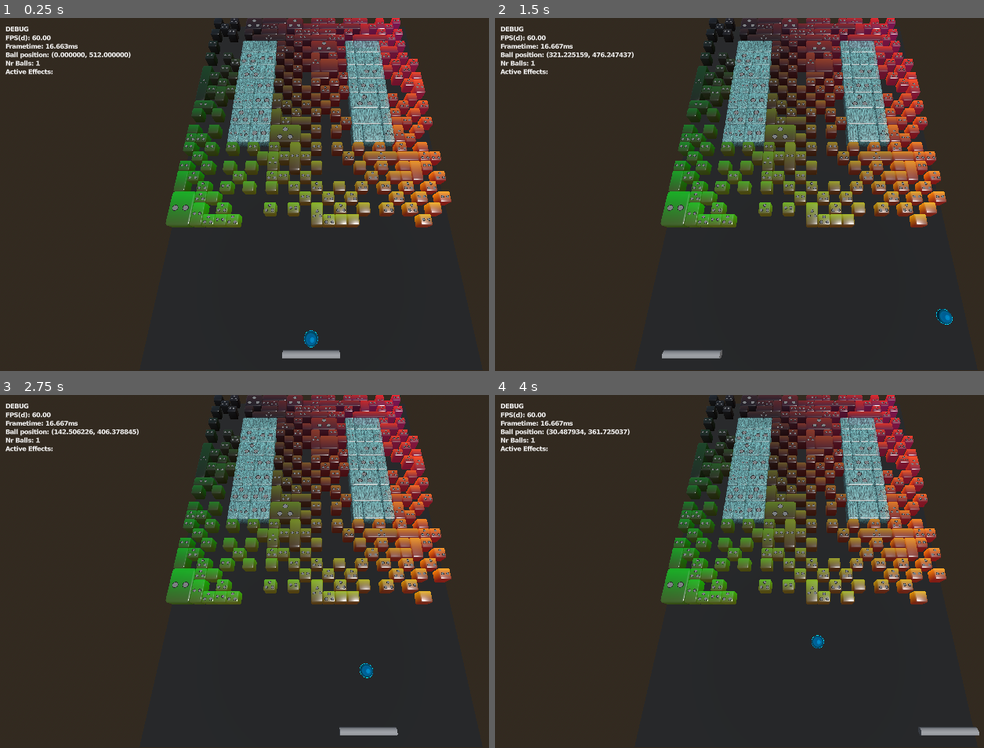
Above: before the commit, frames 1-4 (two rows, left to right).
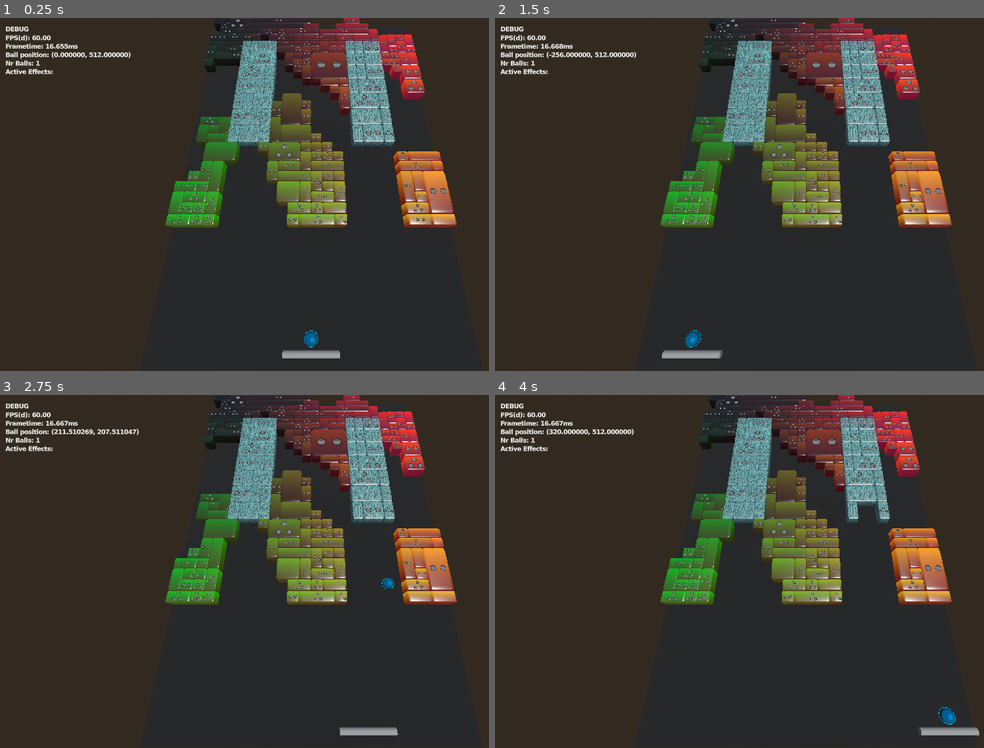
Above: after the commit, the same moments.

Repository: Tom3s/brick-breaker-reborn
Game: Godot game, scene res://test_files/3d_base_scene.tscn
Same seed, same stepped clock (60 frames per second), same inputs: the game is played once before the commit and once after it. The project has no main scene, so this scene is started directly.
Inputs (mouse positions are in pixels of both pictures, inside the frame that each line leads up to):
- Up to frame 1 (0.25 s): no input
- Up to frame 2 (1.5 s): tap Enter at 0.5 s; move the mouse to (944, 176) at 0.52 s; click (944, 176) at 0.6 s; move the mouse to (680, 212) at 1.27 s; click (680, 212) at 1.35 s
- Up to frame 3 (2.75 s): move the mouse to (371, 493) at 2.02 s; click (371, 493) at 2.1 s
- Up to frame 4 (4 s): move the mouse to (773, 642) at 2.77 s; click (773, 642) at 2.85 s; move the mouse to (outside the picture) at 3.52 s; click (outside the picture) at 3.6 s

The runs differ from the first frame. In frame 1, 16% of the frame differs, in the area x 12-94%, y 0-60%; in frame 2, 17%; in frame 3, 17%; in frame 4, 17%, in the area x 11-95%, y 0-94%.

Commit message:
[#078] Added gun powerup (#79)
* Fixed mid-air bounce bug

* Working gun powerup

* Added plceholder sound

Diff:
--- a/MouseInputHandler.gd
+++ b/MouseInputHandler.gd
@@ -2,13 +2,15 @@
 class_name MouseInputHandler
 
 # TODO: might wanna handle this in an other way to not get race conditions and have more consistent phisycs
-signal mouse_moved(dist: Vector2)
-signal release_ball_pressed()
+# signal mouse_moved(dist: Vector2)
+# signal release_ball_pressed()
 
-var mouse_pos: Vector2
+var accumulated_mouse_movement: Vector2
+var action_just_pressed: bool
 
 func _process(delta: float) -> void:
 	# TODO: handle mouse hiding properly
+	action_just_pressed = false
 	if Input.is_action_just_pressed("ui_cancel"):
 		if Input.mouse_mode == Input.MOUSE_MODE_VISIBLE:
 			Input.mouse_mode = Input.MOUSE_MODE_CAPTURED
@@ -21,11 +23,12 @@
 	# if !inputEnabled:
 	# 	return
 	# Receives mouse motion
-	mouse_pos = Vector2.ZERO
+	# accumulated_mouse_movement = Vector2.ZERO
 	if event is InputEventMouseMotion:
-		mouse_pos = event.screen_relative
-		# print(mouse_pos)
-		mouse_moved.emit(mouse_pos)
+		accumulated_mouse_movement += event.screen_relative
+		# print(accumulated_mouse_movement)
+		# mouse_moved.emit(accumulated_mouse_movement)
 
-	if Input.is_action_just_pressed("release_ball"):
-		release_ball_pressed.emit()
+	# if Input.is_action_just_pressed("release_ball"):
+	# 	release_ball_pressed.emit()
+	action_just_pressed = Input.is_action_just_pressed("release_ball")
--- a/audio/SFXPlayer.gd
+++ b/audio/SFXPlayer.gd
@@ -8,6 +8,7 @@
 @onready var ice_block_hit: AudioStreamPlayer = %IceBlock
 
 @onready var laser_shot: AudioStreamPlayer = %LaserShot
+@onready var gun_shot: AudioStreamPlayer = %GunShot
 
 @onready var flame_ignite: AudioStreamPlayer = %FlameIgnite
 @onready var flame_extinguish: AudioStreamPlayer = %FlameExtinguish
@@ -27,6 +28,9 @@
 func play_laser_shot() -> void:
 	laser_shot.play()
 
+func play_gun_shot() -> void:
+	gun_shot.play()
+
 func play_flame_ignite() -> void:
 	flame_ignite.play()
 
--- a/audio/SFXPlayer.tscn
+++ b/audio/SFXPlayer.tscn
@@ -10,6 +10,7 @@
 [ext_resource type="AudioStream" uid="uid://cbut07ahg3m27" path="res://audio/sfx/normal_block_hit3.mp3" id="6_3wk75"]
 [ext_resource type="AudioStream" uid="uid://lkkdbc0igvb7" path="res://audio/sfx/flame_ignite.mp3" id="6_gocb7"]
 [ext_resource type="AudioStream" uid="uid://b2lopdlhn7etr" path="res://audio/sfx/flame_extinguish.mp3" id="7_ttirh"]
+[ext_resource type="AudioStream" uid="uid://dai31v52xwrnr" path="res://audio/sfx/gun_shot.mp3" id="9_bl1ui"]
 
 [sub_resource type="AudioStreamRandomizer" id="AudioStreamRandomizer_vrmcv"]
 random_pitch = 1.1
@@ -39,6 +40,11 @@
 random_pitch = 1.05
 streams_count = 1
 stream_0/stream = ExtResource("5_c7do5")
+
+[sub_resource type="AudioStreamRandomizer" id="AudioStreamRandomizer_kpr28"]
+random_pitch = 1.2
+streams_count = 1
+stream_0/stream = ExtResource("9_bl1ui")
 
 [sub_resource type="AudioStreamRandomizer" id="AudioStreamRandomizer_tvqt0"]
 random_pitch = 1.05
@@ -91,7 +97,12 @@
 [node name="LaserShot" type="AudioStreamPlayer" parent="Powerups"]
 unique_name_in_owner = true
 stream = SubResource("AudioStreamRandomizer_vof56")
-max_polyphony = 64
+bus = &"SFX"
+
+[node name="GunShot" type="AudioStreamPlayer" parent="Powerups"]
+unique_name_in_owner = true
+stream = SubResource("AudioStreamRandomizer_kpr28")
+max_polyphony = 16
 bus = &"SFX"
 
 [node name="FlameIgnite" type="AudioStreamPlayer" parent="Powerups"]
--- a/game_logic/BreakableBlock.gd
+++ b/game_logic/BreakableBlock.gd
@@ -79,15 +79,17 @@
 	if type == BlockType.NORMAL:
 		asset_ref.set_hp(health)
 
-	# if is_broken() && asset_ref.has_method("hide"):
-	# 	asset_ref.hide()
-	# if is_broken():
-	# 	context.remove_block(self)
-	# 	# TODO: also handling memory from here, might wanna move it
-	# 	asset_ref.queue_free()
-
 func hit_block_laser(context: Global.GameContext) -> void:
 	health -= context.get_laser_damage()
+
+	# TODO: this signal is used for sound
+	# might be too loud for laserbeam
+	# if is_broken(): just_broken.emit(type)
+
+	asset_ref.set_hp(health)
+
+func hit_block_dmg(damage: int) -> void:
+	health -= damage
 
 	asset_ref.set_hp(health)
 
--- a/game_logic/Paddle.gd
+++ b/game_logic/Paddle.gd
@@ -34,3 +34,9 @@
 		position.x = - limits
 
 	position.y = (BreakableGrid.GRID_SIZE.y / 2 - 1) * BreakableGrid.CELL_SIZE
+
+func get_left_side() -> Vector2:
+	return position - Vector2(size / 2, 0)
+
+func get_right_side() -> Vector2:
+	return position + Vector2(size / 2, 0)
--- a/game_logic/Powerup.gd
+++ b/game_logic/Powerup.gd
@@ -8,7 +8,16 @@
 	BALL_MULTIPLY,
 	FIRE_BALL,
 	LASER,
+	GUN,
 }
+
+static var weights: PackedInt32Array = [
+	0,
+	2,
+	2,
+	1,
+	2,
+]
 
 var ball_multiply_value: int = 3
 
@@ -18,6 +27,8 @@
 var laser_cooldown: float = 1.0
 var laser_shots_left: int = 0
 var laser_shot: bool = false
+
+var gun_max_time: float = 10.0
 
 var type: Type = Type.NONE
 
@@ -100,6 +111,11 @@
 
 		context.active_powerups.push_back(self)
 
+	elif type == Type.GUN:
+		time_left = gun_max_time
+
+		context.active_powerups.push_back(self)
+
 func update(delta: float) -> void:
 	time_left -= delta
 
@@ -110,3 +126,24 @@
 			laser_shot = true
 		else:
 			laser_shot = false
+
+static func get_weighted_powerup(n: float) -> Type:
+	var total_weight: int
+	for w in weights:
+		total_weight += w
+
+	var partial_weight: float = n * total_weight
+	var current_weight: int = 0
+
+	for i in weights.size():
+		current_weight += weights[i]
+		if current_weight > partial_weight:
+			LoggerMogyi.log(null, "Selected %s with (%d/%d) for %.3f" % [
+				Type.keys()[i].capitalize(),
+				partial_weight,
+				total_weight,
+				n
+			])
+			return i as Type
+
+	return Type.NONE
--- /dev/null
+++ b/game_logic/Projectile.gd
@@ -0,0 +1,25 @@
+extends Node
+class_name Projectile
+
+enum Type {
+	NONE,
+	GUN_BULLET,
+}
+
+static var GUN_BULLET_VELOCITY: Vector2 = Vector2.UP * BreakableGrid.GRID_SIZE.y * BreakableGrid.CELL_SIZE * 2
+
+var type: Type = Type.NONE
+
+var position: Vector2
+var velocity: Vector2
+
+var asset_ref: Node3D
+
+func move(delta: float) -> void:
+	position += velocity * delta
+
+func init_type(init_type: Type) -> void:
+	type = init_type
+
+	if type == Type.GUN_BULLET:
+		velocity = GUN_BULLET_VELOCITY
--- a/global/Global.gd
+++ b/global/Global.gd
@@ -24,6 +24,8 @@
 
 	var powerups: Array[Powerup]
 	var active_powerups: Array[Powerup]
+
+	var projectiles: Array[Projectile]
 
 	func _init() -> void:
 		block_bitmap.resize(BreakableGrid.GRID_SIZE.x * BreakableGrid.GRID_SIZE.y)
@@ -66,11 +68,13 @@
 	var FLAG_FIREBALL_ACTIVE: bool = false
 	var LASER_ACTIVE: bool = false
 	var LASER_COOLDOWN: float = 0.0
+	var GUN_ACTIVE: bool = false
 
 	func set_flags() -> void:
 		FLAG_FIREBALL_ACTIVE = false
 		LASER_ACTIVE = false
 		LASER_COOLDOWN = -1.0
+		GUN_ACTIVE = false
 
 		for powerup: Powerup in active_powerups:
 			if powerup.type == Powerup.Type.FIRE_BALL:
@@ -78,6 +82,8 @@
 			elif powerup.type == Powerup.Type.LASER:
 				LASER_ACTIVE = true
 				LASER_COOLDOWN = max(powerup.time_left, LASER_COOLDOWN)
+			elif powerup.type == Powerup.Type.GUN:
+				GUN_ACTIVE = true
 
 		if FLAG_FIREBALL_ACTIVE != FLAG_FIREBALL_WAS_ACTIVE:
 			if FLAG_FIREBALL_ACTIVE:
@@ -105,3 +111,6 @@
 	# this function only exists, so that later Skills can influence this value
 	static func get_laser_damage() -> int:
 		return 3
+
+	static func get_gun_damage() -> int:
+		return 100
--- a/global/LoggerMogyi.gd
+++ b/global/LoggerMogyi.gd
@@ -36,7 +36,12 @@
 	var severity_str: String = Severity.keys()[severity].capitalize()
 
 	# add script name
-	var caller_script_str: String = caller.get_script().resource_path.get_file()
+	var caller_script_str: String
+	if caller != null:
+		caller_script_str = caller.get_script().resource_path.get_file()
+	else:
+		# TODO: resolve static func calls
+		caller_script_str = "static call"
 
 	var final_message: String = "[%s][%s][%s] %s" % [
 		timestamp_str,
--- a/map_generator/MapGenerator.gd
+++ b/map_generator/MapGenerator.gd
@@ -287,16 +287,11 @@
 			block.pos_on_grid = Vector2(x, y)
 			block.health = int(rng.get_float() * 3) + 1
 			block.prepare_collision()
-			if rng.get_float() < .10:
+			if rng.get_float() < .05:
 				block.has_powerup = true
 				block.powerup = Powerup.new()
-				if rng.get_float() < .25:
-					block.powerup.type = Powerup.Type.BALL_MULTIPLY
-					block.powerup.ball_multiply_value = int(rng.get_float() * 3) + 2
-				elif rng.get_float() < .5:
-					block.powerup.type = Powerup.Type.LASER
-				else:
-					block.powerup.type = Powerup.Type.FIRE_BALL
+
+				block.powerup.type = Powerup.get_weighted_powerup(rng.get_float())
 
 			result.push_back(block)
 
--- a/test_files/3d_base_scene.gd
+++ b/test_files/3d_base_scene.gd
@@ -4,6 +4,7 @@
 @onready var ball_mesh_scene: PackedScene = preload("res://visuals/BallMesh.tscn")
 @onready var block_mesh_scene: PackedScene = preload("res://visuals/BlockMesh.tscn")
 @onready var powerup_asset_scene: PackedScene = preload("res://visuals/PowerupAsset.tscn")
+@onready var gun_bullet_asset_scene: PackedScene = preload("res://visuals/GunBullet.tscn")
 
 @onready var sfx_player: SFXPlayer = %SFXPlayer
 # @onready var ball_mesh: MeshInstance3D = %BallMesh
@@ -12,6 +13,7 @@
 @onready var paddle_mesh: MeshInstance3D = %PaddleMesh
 @onready var laser_asset: LaserAsset = %LaserAsset
 @onready var block_parent: Node3D = %Blocks
+@onready var projectile_parent: Node3D = %Projectiles
 @onready var mouse_input_handler: MouseInputHandler = %MouseInputHandler
 
 @onready var debug_parent: Node3D = %Debug
@@ -75,8 +77,8 @@
 	#region
 	map_generator.add_uv_to_color()
 	map_generator.add_perlin_noise()
-	# # map_generator.treshold_grayscale(0.5)
-	map_generator.dither_grayscale()
+	map_generator.treshold_grayscale(0.5)
+	# map_generator.dither_grayscale()
 	# map_generator.slice_y(0, 24)
 	# # map_generator.slice_x(0, 10)
 	# # generate_map_from_array(map_generator.convert_with_horizontal_merge(3))
@@ -113,9 +115,6 @@
 	# generate_map_from_array(map_generator.convert_with_horizontal_merge(1))
 
 
-	mouse_input_handler.mouse_moved.connect(handle_mouse_movement)
-	mouse_input_handler.release_ball_pressed.connect(release_ball)
-
 	handle_mouse_movement(Vector2.ZERO)
 
 	# paddle.collider_line.debug_set_up = false
@@ -166,6 +165,11 @@
 
 			ball.randomize_velocity()
 
+	handle_mouse_movement(mouse_input_handler.accumulated_mouse_movement)
+	mouse_input_handler.accumulated_mouse_movement = Vector2.ZERO
+
+	if !context.balls[0].released && mouse_input_handler.action_just_pressed:
+		release_ball()
 
 	# handling blocks before balls
 	# this is bc multiball powerup might rotate the ball's
@@ -214,7 +218,7 @@
 
 				if block.is_broken():
 					break
-
+			# TODO: use damage_block_and_clear()
 			if block != null && block.is_broken():
 				if block.has_powerup:
 					block.has_powerup = false
@@ -293,28 +297,56 @@
 				var x: int = floorf((context.paddle.position.x + (grid_unit_size.x / 2)) / BreakableGrid.CELL_SIZE)
 				var block: BreakableBlock = context.get_block_at(x, y)
 
-				if block == null:
-					continue
-
-				block.hit_block_laser(context)
-
-				if block != null && block.is_broken():
-					if block.has_powerup:
-						block.has_powerup = false
-						spawn_powerup(block)
-
-					context.broken_block_count += 1
-
-					block.asset_ref.queue_free()
-					context.remove_block(block)
+				damage_block_and_clear(block, context.get_laser_damage())
 
 			sfx_player.play_laser_shot()
-
 
 	for powerup: Powerup in disable_effect_queue:
 		context.active_powerups.erase(powerup)
 
-	# update powerups
+	if context.GUN_ACTIVE && mouse_input_handler.action_just_pressed:
+		LoggerMogyi.log(self, "Shooting with active GUN powerup")
+		spawn_gun_projectiles()
+		sfx_player.play_gun_shot()
+
+	# update projectiles
+	#
+	# oooooooooo oooooooooo    ooooooo  ooooo ooooooooooo  oooooooo8 ooooooooooo ooooo ooooo       ooooooooooo  oooooooo8
+	#  888    888 888    888 o888   888o 888   888    88 o888     88 88  888  88  888   888         888    88  888
+	#  888oooo88  888oooo88  888     888 888   888ooo8   888             888      888   888         888ooo8     888oooooo
+	#  888        888  88o   888o   o888 888   888    oo 888o     oo     888      888   888      o  888    oo          888
+	# o888o      o888o  88o8   88ooo88   888  o888ooo8888 888oooo88     o888o    o888o o888ooooo88 o888ooo8888 o88oooo888
+	#                                 8o888
+
+	var proj_marked_for_remove: Array[Projectile] = []
+	for projectile: Projectile in context.projectiles:
+		projectile.move(safe_delta)
+
+		if projectile.type == Projectile.Type.GUN_BULLET:
+			# TODO: could make a function that turns {game world space} -> {grid index}
+			var idx2: Vector2 = ((projectile.position + (grid_unit_size / 2)) / BreakableGrid.CELL_SIZE).floor()
+			var block: BreakableBlock = context.get_block_at(idx2.x, idx2.y)
+
+			if damage_block_and_clear(block, context.get_gun_damage()):
+				proj_marked_for_remove.push_back(projectile)
+
+	for projectile: Projectile in proj_marked_for_remove:
+		projectile.asset_ref.queue_free()
+		context.projectiles.erase(projectile)
+
+
+
+	# https://patorjk.com/software/taag/#p=display&f=O8
+	#
+	# ooooo  oooo ooooo  oooooooo8 ooooo  oooo    o      ooooo        oooooooo8
+	#  888    88   888  888         888    88    888      888        888
+	#   888  88    888   888oooooo  888    88   8  88     888         888oooooo
+	#    88888     888          888 888    88  8oooo88    888      o         888
+	#     888     o888o o88oooo888   888oo88 o88o  o888o o888ooooo88 o88oooo888
+
+
+
+	# update powerup pickups
 	for powerup: Powerup in context.powerups:
 		powerup.move(safe_delta)
 		powerup.asset.position.x = powerup.position.x
@@ -355,6 +387,10 @@
 		else:
 			ball.asset_ref.set_flame(false)
 
+	for projectile: Projectile in context.projectiles:
+		projectile.asset_ref.global_position.x = projectile.position.x
+		projectile.asset_ref.global_position.z = projectile.position.y
+		projectile.asset_ref.global_position.y = BreakableGrid.CELL_SIZE / 2.0
 
 	paddle_mesh.global_position.x = context.paddle.position.x
 	paddle_mesh.global_position.z = context.paddle.position.y
@@ -526,3 +562,41 @@
 	powerup.asset = asset
 
 	context.powerups.push_back(powerup)
+
+func spawn_gun_projectiles() -> void:
+	var p: Projectile = Projectile.new()
+	p.init_type(Projectile.Type.GUN_BULLET)
+	p.position = context.paddle.get_left_side()
+	var asset: Node3D = gun_bullet_asset_scene.instantiate()
+	projectile_parent.add_child(asset)
+	p.asset_ref = asset
+	context.projectiles.push_back(p)
+
+	p = Projectile.new()
+	p.init_type(Projectile.Type.GUN_BULLET)
+	p.position = context.paddle.get_right_side()
+	p.position -= Vector2(0.001, 0) # otherwie it perfectly misses the blocks on the right sides
+	asset = gun_bullet_asset_scene.instantiate()
+	projectile_parent.add_child(asset)
+	p.asset_ref = asset
+	context.projectiles.push_back(p)
+
+func damage_block_and_clear(block: BreakableBlock, damage: int) -> bool:
+	if block == null:
+		return false
+
+	block.hit_block_dmg(damage)
+
+	if block != null && block.is_broken():
+		if block.has_powerup:
+			block.has_powerup = false
+			spawn_powerup(block)
+
+		context.broken_block_count += 1
+
+		block.asset_ref.queue_free()
+		context.remove_block(block)
+
+		return true
+
+	return false
--- a/test_files/3d_base_scene.tscn
+++ b/test_files/3d_base_scene.tscn
@@ -34,6 +34,12 @@
 [node name="Powerups" type="Node3D" parent="."]
 unique_name_in_owner = true
 
+[node name="Projectiles" type="Node3D" parent="."]
+unique_name_in_owner = true
+
+[node name="Blocks" type="Node3D" parent="."]
+unique_name_in_owner = true
+
 [node name="PaddleMesh" type="MeshInstance3D" parent="."]
 unique_name_in_owner = true
 transform = Transform3D(-4.371139e-08, -1, 0, 1, -4.371139e-08, 0, 0, 0, 1, 0, 0, 0)
@@ -61,9 +67,6 @@
 fov = 69.3
 size = 1024.0
 
-[node name="Blocks" type="Node3D" parent="."]
-unique_name_in_owner = true
-
 [node name="MouseInputHandler" type="Node" parent="."]
 unique_name_in_owner = true
 script = ExtResource("2_bcu1a")
--- /dev/null
+++ b/visuals/GunBullet.tscn
@@ -0,0 +1,11 @@
+[gd_scene load_steps=2 format=3 uid="uid://bpv23r0yyvo13"]
+
+[sub_resource type="CapsuleMesh" id="CapsuleMesh_h7sj2"]
+radius = 8.0
+height = 64.0
+
+[node name="GunBullet" type="Node3D"]
+
+[node name="Mesh" type="MeshInstance3D" parent="."]
+transform = Transform3D(1, 0, 0, 0, -4.371139e-08, 1, 0, -1, -4.371139e-08, 0, 0, 26)
+mesh = SubResource("CapsuleMesh_h7sj2")
--- a/visuals/PowerupAsset.tscn
+++ b/visuals/PowerupAsset.tscn
@@ -4,7 +4,7 @@
 [ext_resource type="Material" uid="uid://dssyve32uua8m" path="res://visuals/ColoredMaterial.material" id="2_sdce5"]
 [ext_resource type="Script" uid="uid://dk1w8owocfip" path="res://visuals/PowerupAsset.gd" id="3_r3lpo"]
 [ext_resource type="Texture2D" uid="uid://blcqiwqelbax8" path="res://visuals/textures/powerups/BALL_MULTIPLY.png" id="4_wscj7"]
-[ext_resource type="Texture2D" uid="uid://y1qo5a314yxw" path="res://visuals/textures/powerups/LASER.png" id="5_sdce5"]
+[ext_resource type="Texture2D" uid="uid://cmus6rhlaxgs" path="res://visuals/textures/powerups/GUN.png" id="5_sdce5"]
 
 [sub_resource type="VisualShaderNodeStep" id="VisualShaderNodeStep_x6co4"]
 default_input_values = [0, 0.0, 1, 0.25]
Not shown: 1 places in audio/SFXPlayer.tscn that only renumber resources
Not shown, added: audio/sfx/gun_shot.mp3.import
Not shown, added: game_logic/Projectile.gd.uid
Binary file added: visuals/textures/powerups/GUN.png
Not shown, added: visuals/textures/powerups/GUN.png.import
Not shown, added: audio/sfx/gun_shot.mp3
